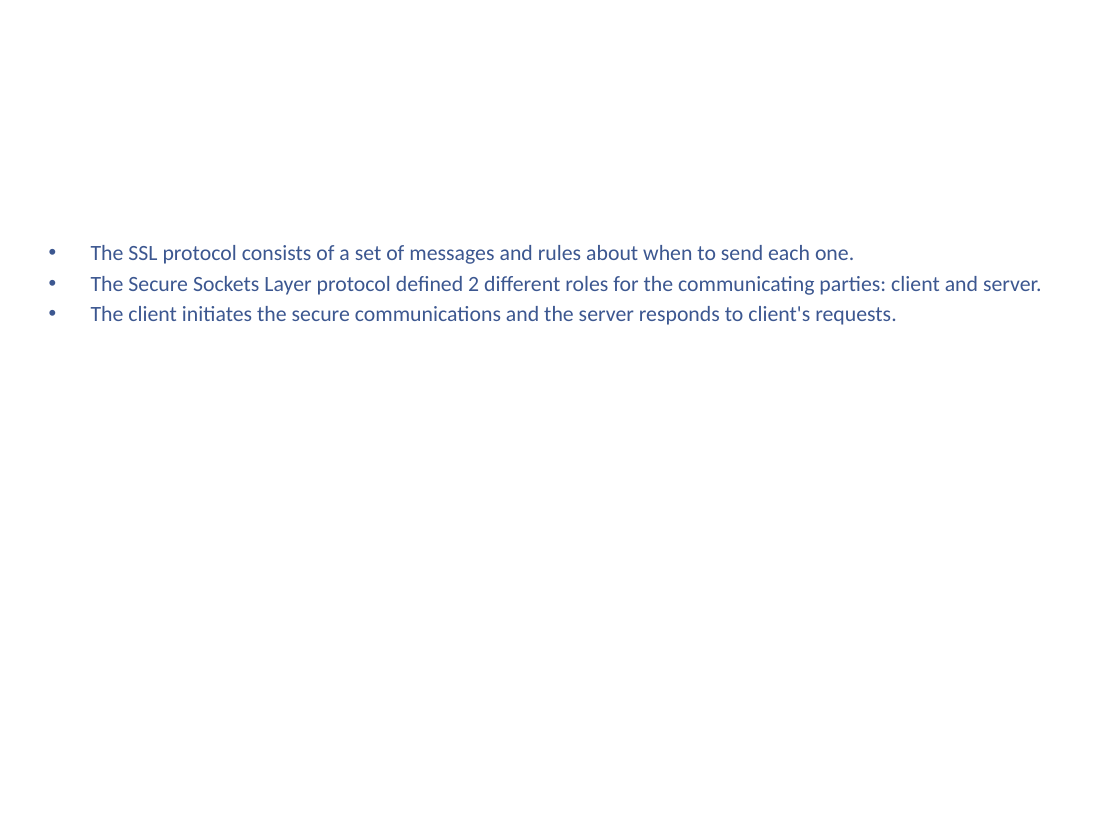
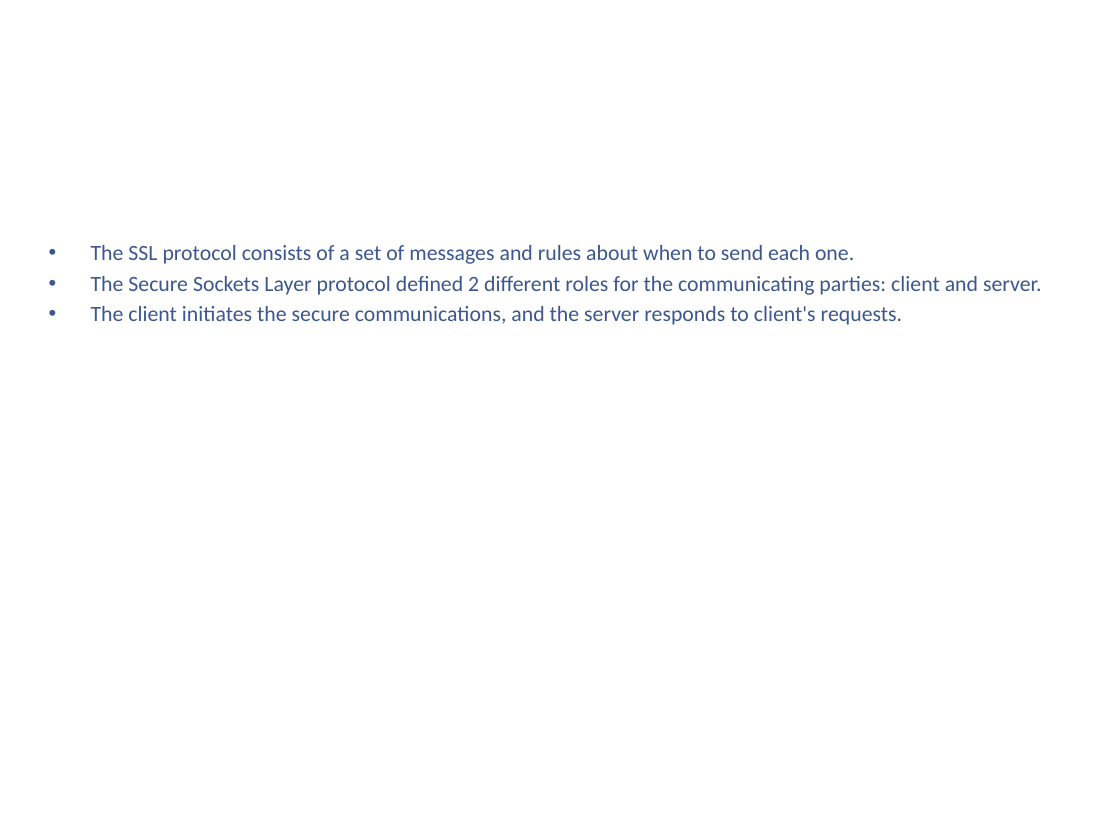
Before and after one commit to kenshincommon/ppts, a slide deck: slide 19 of Presentations/TLS/TLS.pptx (slide 13 before the commit). Drawn at 1120x840 pixels with LibreOffice and Linux fonts; fonts in the diff are those of the drawing; background and template pictures are left out. Boxes give left, top, right and bottom in pixels: in the first picture for what was removed or moved away, otherwise in the second. Text is boxed around its words. In the diff, an @@ line names an element or a change of style, - is before the commit and + after.

```diff
--- a/Presentations/TLS/TLS.pptx
+++ b/Presentations/TLS/TLS.pptx
@@ text at (x1=91, y1=306, x2=903, y2=325): text changed @@
-• The client initiates the secure communications and the server responds to client's requests.
+• The client initiates the secure communications, and the server responds to client's requests.
```
Also in this commit, not shown: 8 other slides changed, 9 slides added, 3 other files.
